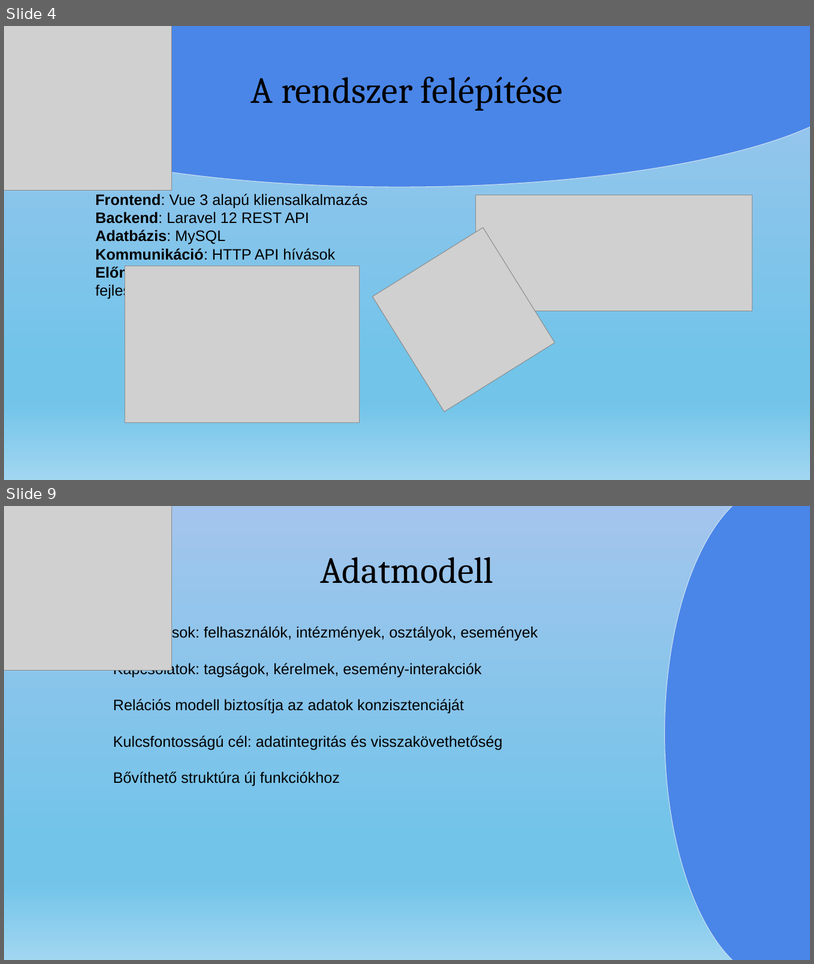
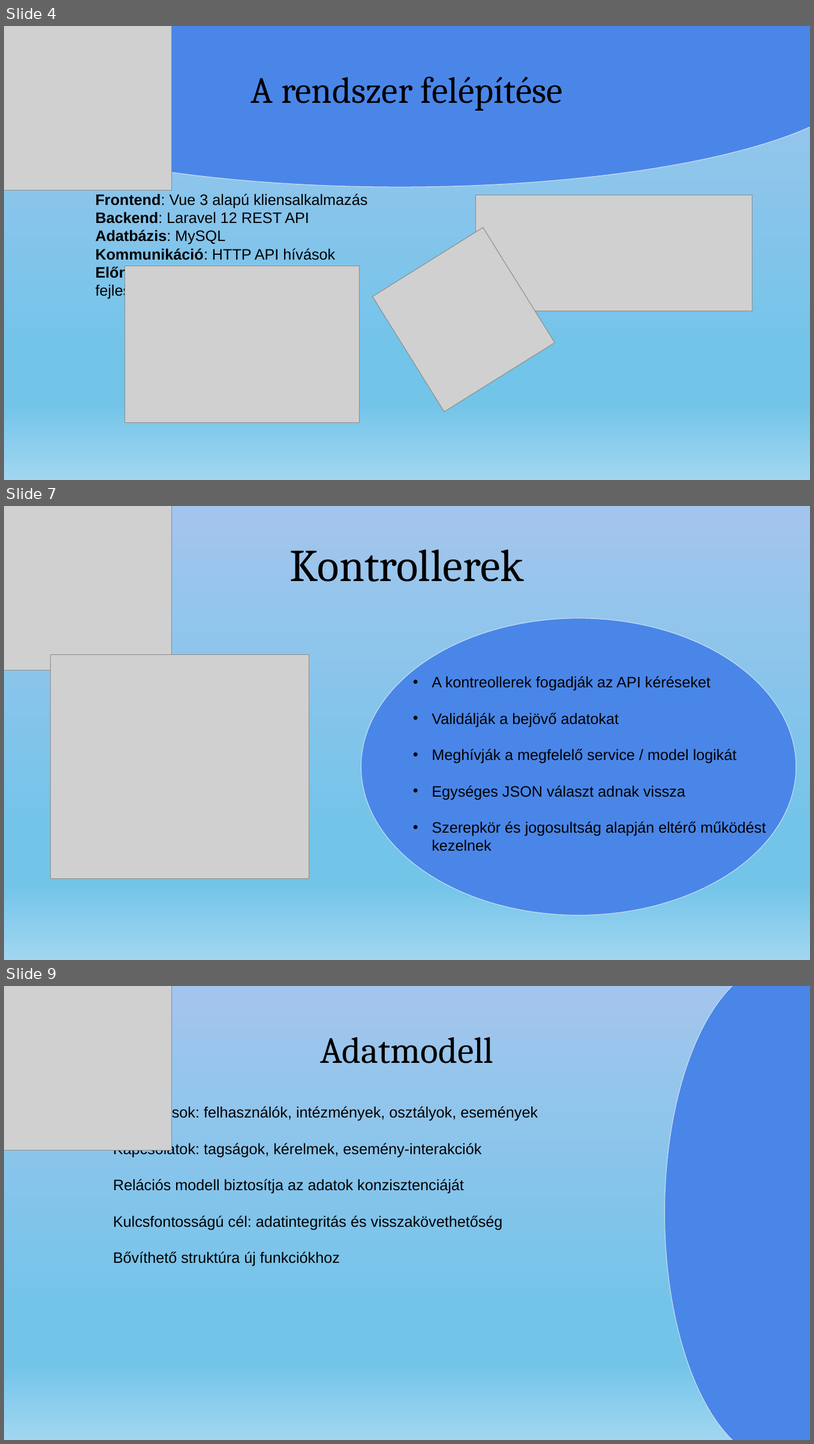
Before and after one commit to nagyls/13_S2_5_vizsgaremek, a slide deck: dokumentumok/Prezentáció_NagyLevedSamuel_TothTamas.pptx. Shown one above the other, each under a label of ours: slides 4 and 9 before the commit, slides 4, 7 and 9 after it; the slides between them are not shown. The pictures are 814x964 and 814x1444 pixels, drawn with LibreOffice and Linux fonts; fonts in the diff are those of the drawing; grey boxes stand for pictures. Boxes give left, top, right and bottom in pixels: in the first picture for what was removed or moved away, otherwise in the second. Text is boxed around its words. In the diff, an @@ line names an element or a change of style, - is before the commit and + after.

```diff
--- a/dokumentumok/Prezentáció_NagyLevedSamuel_TothTamas.pptx
+++ b/dokumentumok/Prezentáció_NagyLevedSamuel_TothTamas.pptx
@@ slide 7 added at (4, 506, 810, 960), background gradient #A3C5ED to #72C4E9 to #A1D6F0 @@
@@ picture added at (4, 506, 171, 670) @@
@@ title added at (290, 549, 524, 582), 54 pt, text #000000 @@
+Kontrollerek
@@ ellipse added at (362, 618, 797, 915), fill #4A86E8, outline #CFE2F3 0.75 pt @@
@@ picture added at (51, 655, 309, 879) @@
@@ text added at (432, 676, 766, 851), 18 pt, text #000000 @@
+• A kontreollerek fogadják az API kéréseket
+• Validálják a bejövő adatokat
+• Meghívják a megfelelő service / model logikát
+• Egységes JSON választ adnak vissza
+• Szerepkör és jogosultság alapján eltérő működést kezelnek
```
Also in this commit, not shown: 5 slides changed, 1 slide removed.
